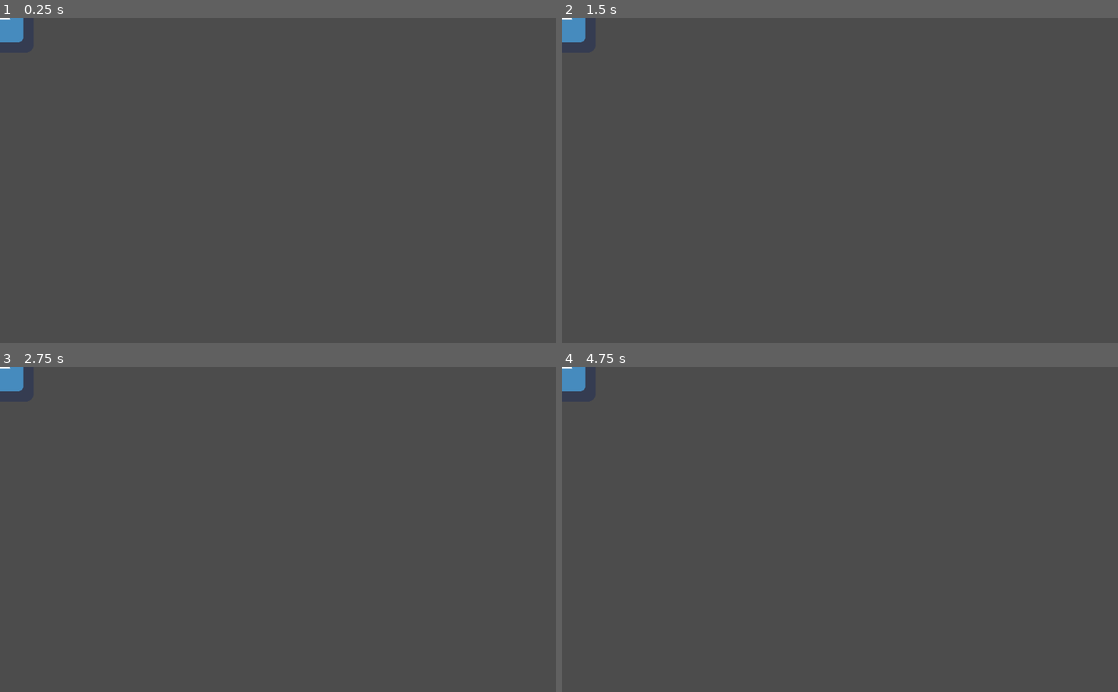
Above: before the commit, frames 1-4 (two rows, left to right).
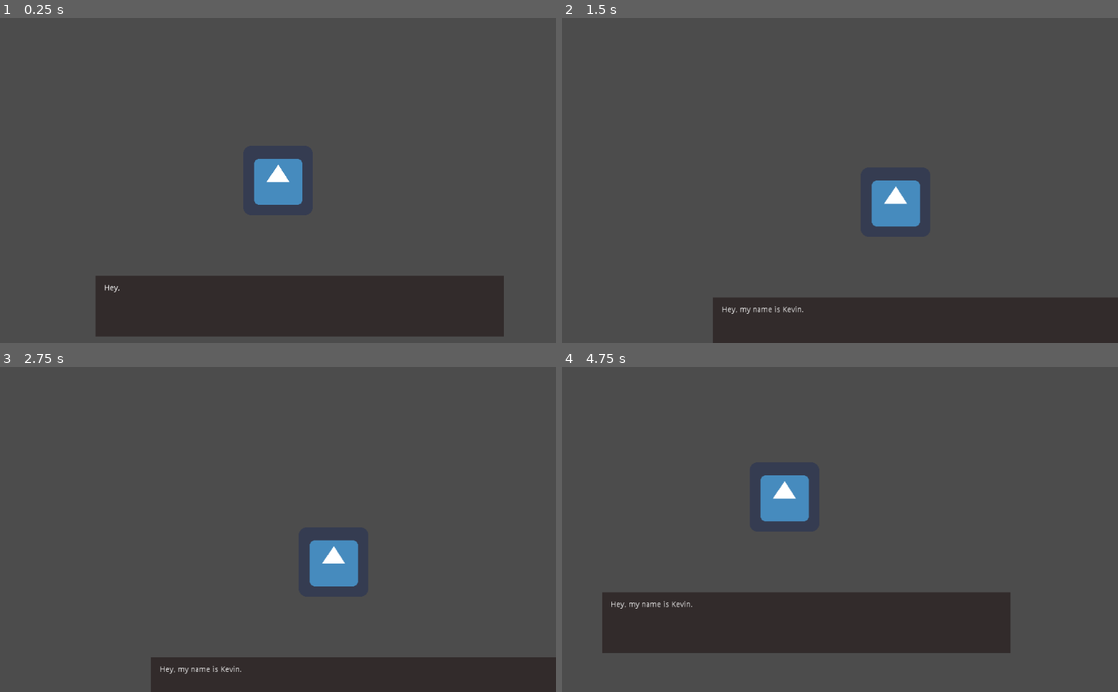
Above: after the commit, the same moments.

Repository: swhaite/urbanCircus
Game: Godot game, scene res://temp.tscn
Two runs of this game, one before a commit and one after it. Both use one fixed random seed, a clock stepped at 60 frames per second and the inputs below. The engine's default icon, where the game draws it, is replaced by a stand-in: a white triangle on a blue panel in a dark square.
Inputs:
- Up to frame 1 (0.25 s): no input
- Up to frame 2 (1.5 s): tap Enter at 0.5 s; hold Right (right, bound only after the commit) 0.53-1.28 s; hold Down (down, bound only after the commit) from 1.28 s (still down)
- Up to frame 3 (2.75 s): tap Space at 2 s; release Down (down, bound only after the commit) at 2.03 s; hold Right (right, bound only after the commit) from 2.03 s (still down)
- Up to frame 4 (4.75 s): tap Enter at 2.75 s; release Right (right, bound only after the commit) at 2.78 s; hold W (up, bound only after the commit) 2.78-3.53 s; hold Left (left, bound only after the commit) from 3.53 s (still down)

The runs differ from the first frame. In frame 1, 15% of the frame differs, in the area x 0-91%, y 0-98%; in frame 2, 12%; in frame 3, 9.3%; in frame 4, 15%.

Commit message:
dialog + player

Diff:
--- /dev/null
+++ b/DialogBox.gd
@@ -0,0 +1,17 @@
+extends RichTextLabel
+
+var dialog = ["Hey, my name is Kevin.", "Welcome to Urban Circus!"]
+var page = 0
+
+func _ready():
+	set_bbcode(dialog[page])
+	set_visible_characters(0)
+
+#func _process(delta):
+#	# Called every frame. Delta is time since last frame.
+#	# Update game logic here.
+#	pass
+
+
+func _on_Timer_timeout():
+	set_visible_characters(get_visible_characters()+1)
--- /dev/null
+++ b/DialogBox.tscn
@@ -0,0 +1,57 @@
+[gd_scene load_steps=2 format=2]
+
+[ext_resource path="res://DialogBox.gd" type="Script" id=1]
+
+[node name="Polygon2D" type="Polygon2D" index="0"]
+
+polygon = PoolVector2Array( 64, 432, 64, 544, 816, 544, 816, 432 )
+uv = PoolVector2Array(  )
+color = Color( 0.199219, 0.170835, 0.170835, 1 )
+vertex_colors = PoolColorArray(  )
+offset = Vector2( 0, 0 )
+antialiased = false
+texture = null
+texture_offset = Vector2( 0, 0 )
+texture_scale = Vector2( 1, 1 )
+texture_rotation_degrees = 0.0
+invert_enable = false
+invert_border = 100.0
+
+[node name="RichTextLabel" type="RichTextLabel" parent="." index="0"]
+
+anchor_left = 0.0
+anchor_top = 0.0
+anchor_right = 0.0
+anchor_bottom = 0.0
+margin_left = 80.0
+margin_top = 448.0
+margin_right = 800.0
+margin_bottom = 496.0
+rect_pivot_offset = Vector2( 0, 0 )
+rect_clip_content = true
+mouse_filter = 0
+mouse_default_cursor_shape = 0
+size_flags_horizontal = 1
+size_flags_vertical = 1
+bbcode_enabled = false
+bbcode_text = "Hello, this is some example text that I wrote to be very long OMEGALUL"
+visible_characters = -1
+percent_visible = 1.0
+meta_underlined = true
+tab_size = 4
+text = "Hello, this is some example text that I wrote to be very long OMEGALUL"
+scroll_active = true
+scroll_following = false
+selection_enabled = false
+override_selected_font_color = false
+script = ExtResource( 1 )
+_sections_unfolded = [ "BBCode" ]
+
+[node name="Timer" type="Timer" parent="." index="1"]
+
+process_mode = 1
+wait_time = 0.05
+one_shot = false
+autostart = true
+
+[connection signal="timeout" from="Timer" to="RichTextLabel" method="_on_Timer_timeout"]
--- /dev/null
+++ b/Player.tscn
@@ -0,0 +1,11 @@
+[gd_scene format=2]
+
+[node name="Player" type="Area2D" index="0"]
+
+input_pickable = true
+gravity_vec = Vector2( 0, 1 )
+gravity = 98.0
+linear_damp = 0.1
+angular_damp = 1.0
+audio_bus_override = false
+audio_bus_name = "Master"
--- a/main.tscn
+++ b/main.tscn
@@ -4,5 +4,6 @@
 
 [node name="Node2D" type="Node2D"]
 
-[node name="Sprite" type="Sprite" parent="."]
+[node name="Sprite" type="Sprite" parent="." index="0"]
+
 texture = ExtResource( 1 )
--- a/moving.gd
+++ b/moving.gd
@@ -13,9 +13,16 @@
 
 func get_input():
 	velocity = Vector2()
+	if Input.is_action_pressed('right'):
+		velocity.x += 1
+	if Input.is_action_pressed('left'):
+		velocity.x -= 1
+	if Input.is_action_pressed('down'):
+		velocity.y += 1
+	if Input.is_action_pressed('up'):
+		velocity.y -= 1
+	velocity = velocity.normalized() * speed
 
 func _process(delta):
-	print(Single4Life.money)
-	# Called every frame. Delta is time since last frame.
-	# Update game logic here.
-	pass
+	get_input()
+	move_and_slide(velocity)
--- a/project.godot
+++ b/project.godot
@@ -18,6 +18,21 @@
 
 Single4Life="*res://single.gd"
 
+[input]
+
+right=[ Object(InputEventKey,"resource_local_to_scene":false,"resource_name":"","device":0,"alt":false,"shift":false,"control":false,"meta":false,"command":false,"pressed":false,"scancode":16777233,"unicode":0,"echo":false,"script":null)
+, Object(InputEventKey,"resource_local_to_scene":false,"resource_name":"","device":0,"alt":false,"shift":false,"control":false,"meta":false,"command":false,"pressed":false,"scancode":68,"unicode":0,"echo":false,"script":null)
+ ]
+left=[ Object(InputEventKey,"resource_local_to_scene":false,"resource_name":"","device":0,"alt":false,"shift":false,"control":false,"meta":false,"command":false,"pressed":false,"scancode":16777231,"unicode":0,"echo":false,"script":null)
+, Object(InputEventKey,"resource_local_to_scene":false,"resource_name":"","device":0,"alt":false,"shift":false,"control":false,"meta":false,"command":false,"pressed":false,"scancode":65,"unicode":0,"echo":false,"script":null)
+ ]
+down=[ Object(InputEventKey,"resource_local_to_scene":false,"resource_name":"","device":0,"alt":false,"shift":false,"control":false,"meta":false,"command":false,"pressed":false,"scancode":16777234,"unicode":0,"echo":false,"script":null)
+, Object(InputEventKey,"resource_local_to_scene":false,"resource_name":"","device":0,"alt":false,"shift":false,"control":false,"meta":false,"command":false,"pressed":false,"scancode":83,"unicode":0,"echo":false,"script":null)
+ ]
+up=[ Object(InputEventKey,"resource_local_to_scene":false,"resource_name":"","device":0,"alt":false,"shift":false,"control":false,"meta":false,"command":false,"pressed":false,"scancode":87,"unicode":0,"echo":false,"script":null)
+, Object(InputEventKey,"resource_local_to_scene":false,"resource_name":"","device":0,"alt":false,"shift":false,"control":false,"meta":false,"command":false,"pressed":false,"scancode":16777232,"unicode":0,"echo":false,"script":null)
+ ]
+
 [rendering]
 
 environment/default_environment="res://default_env.tres"
--- a/temp.tscn
+++ b/temp.tscn
@@ -1,7 +1,8 @@
-[gd_scene load_steps=4 format=2]
+[gd_scene load_steps=5 format=2]
 
 [ext_resource path="res://moving.gd" type="Script" id=1]
 [ext_resource path="res://icon.png" type="Texture" id=2]
+[ext_resource path="res://DialogBox.tscn" type="PackedScene" id=3]
 
 [sub_resource type="RectangleShape2D" id=1]
 
@@ -23,5 +24,33 @@
 
 [node name="Sprite" type="Sprite" parent="." index="1"]
 
-position = Vector2( -2, 0 )
 texture = ExtResource( 2 )
+
+[node name="Camera2D" type="Camera2D" parent="." index="2"]
+
+anchor_mode = 1
+rotating = false
+current = true
+zoom = Vector2( 1, 1 )
+limit_left = -10000000
+limit_top = -10000000
+limit_right = 10000000
+limit_bottom = 10000000
+limit_smoothed = false
+drag_margin_h_enabled = true
+drag_margin_v_enabled = true
+smoothing_enabled = false
+smoothing_speed = 5.0
+offset_v = 0.0
+offset_h = 0.0
+drag_margin_left = 0.2
+drag_margin_top = 0.2
+drag_margin_right = 0.2
+drag_margin_bottom = 0.2
+editor_draw_screen = true
+editor_draw_limits = false
+editor_draw_drag_margin = false
+
+[node name="Polygon2D" parent="Camera2D" index="0" instance=ExtResource( 3 )]
+
+position = Vector2( -400, -256 )
Not shown, added: Sprites/Non organized/House In a Forest Loop.ogg.import
Renamed: Sprites/Non organized/Pink flowers.aseprite -> Sprites/Non organized/Pink flowers.aseprite.png
Not shown, added: Sprites/Non organized/Pink flowers.aseprite.png.import
Not shown, added: Sprites/Non organized/Pink flowers.png.import
Binary file added: Sprites/Non organized/enemyFlyingAlt_1.png
Not shown, added: Sprites/Non organized/enemyFlyingAlt_1.png.import
Binary file added: Sprites/Non organized/enemyFlyingAlt_2.png
Not shown, added: Sprites/Non organized/enemyFlyingAlt_2.png.import
Binary file added: Sprites/Non organized/enemySwimming_1.png
Not shown, added: Sprites/Non organized/enemySwimming_1.png.import
Binary file added: Sprites/Non organized/enemySwimming_2.png
Not shown, added: Sprites/Non organized/enemySwimming_2.png.import
(and 15 more such lines)
